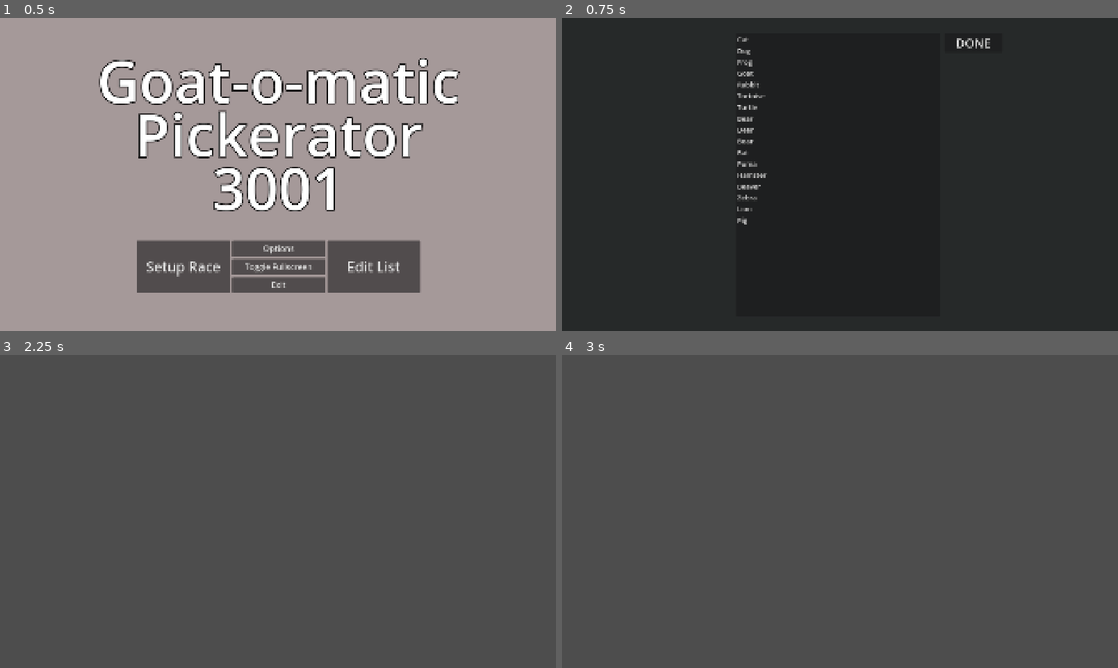
Above: before the commit, frames 1-4 (two rows, left to right).
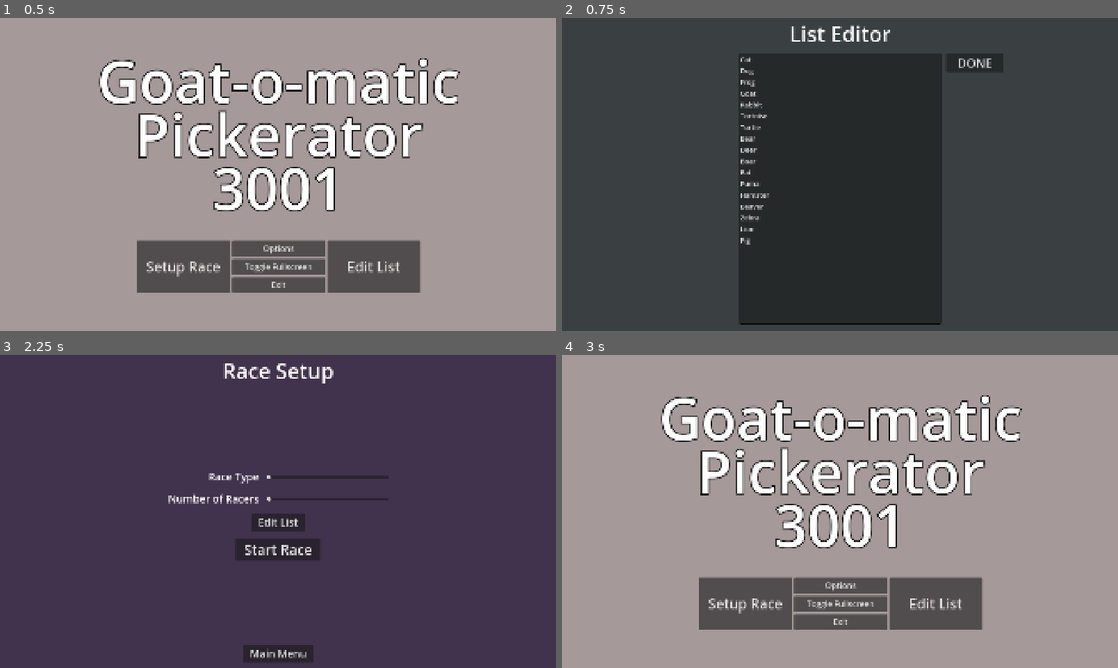
Above: after the commit, the same moments.

Repository: TheGoldenWombat/GoatPicker
Game: Godot game, scene res://hud/menu_controller.tscn
The game is run twice, just before and just after one commit, with the same random seed, the same clock (stepped at 60 frames per second) and the same inputs. This scene is started directly instead of the project's main scene.
Inputs (mouse positions are in pixels of both pictures, inside the frame that each line leads up to):
- Up to frame 1 (0.5 s): no input
- Up to frame 2 (0.75 s): click "Edit List" at 0.5 s
- Up to frame 3 (2.25 s): click "DONE" at 1.25 s; click "Setup Race" at 2 s
- Up to frame 4 (3 s): click (840, 652) at 2.75 s, where only the run after the commit has a clickable "Main Menu"

Frame 1 is identical in both runs. In frame 2, 4.9% of the frame differs, in the area x 31-80%, y 2-98%; in frame 3, 100%, in the area x 0-100%, y 0-100%; in frame 4, 92%.

Commit message:
Started work on race setup menu

Diff:
--- a/hud/list_editor.tscn
+++ b/hud/list_editor.tscn
@@ -7,52 +7,7 @@
 layout_mode = 3
 anchors_preset = 0
 script = ExtResource("1_a1eph")
-text_box = NodePath("PanelContainer/MarginContainer/GridContainer/TextBox")
-
-[node name="Background" type="ColorRect" parent="."]
-layout_mode = 1
-anchors_preset = 15
-anchor_right = 1.0
-anchor_bottom = 1.0
-offset_right = 1920.0
-offset_bottom = 1080.0
-grow_horizontal = 2
-grow_vertical = 2
-color = Color(0.226286, 0.249252, 0.255725, 1)
-
-[node name="SaveButton" type="Button" parent="."]
-visible = false
-layout_mode = 1
-anchors_preset = 6
-anchor_left = 1.0
-anchor_top = 0.5
-anchor_right = 1.0
-anchor_bottom = 0.5
-offset_left = -616.0
-offset_top = -324.0
-offset_right = -316.0
-offset_bottom = -224.0
-grow_horizontal = 0
-grow_vertical = 2
-theme_override_font_sizes/font_size = 42
-text = "SAVE"
-
-[node name="LoadButton" type="Button" parent="."]
-visible = false
-layout_mode = 1
-anchors_preset = 6
-anchor_left = 1.0
-anchor_top = 0.5
-anchor_right = 1.0
-anchor_bottom = 0.5
-offset_left = -616.0
-offset_top = -204.0
-offset_right = -316.0
-offset_bottom = -104.0
-grow_horizontal = 0
-grow_vertical = 2
-theme_override_font_sizes/font_size = 42
-text = "LOAD"
+text_box = NodePath("PanelContainer/MarginContainer/MainGrid/BodyGrid/TextBox")
 
 [node name="PanelContainer" type="PanelContainer" parent="."]
 layout_mode = 1
@@ -70,24 +25,62 @@
 [node name="MarginContainer" type="MarginContainer" parent="PanelContainer"]
 layout_mode = 2
 
-[node name="GridContainer" type="GridContainer" parent="PanelContainer/MarginContainer"]
+[node name="MainGrid" type="GridContainer" parent="PanelContainer/MarginContainer"]
 layout_mode = 2
-columns = 2
 
-[node name="TextBox" type="TextEdit" parent="PanelContainer/MarginContainer/GridContainer"]
+[node name="Header" type="Label" parent="PanelContainer/MarginContainer/MainGrid"]
+layout_mode = 2
+theme_override_font_sizes/font_size = 72
+text = "List Editor"
+horizontal_alignment = 1
+
+[node name="BodyGrid" type="GridContainer" parent="PanelContainer/MarginContainer/MainGrid"]
+layout_mode = 2
+size_flags_horizontal = 3
+size_flags_vertical = 3
+columns = 3
+
+[node name="LeftPanel" type="PanelContainer" parent="PanelContainer/MarginContainer/MainGrid/BodyGrid"]
+layout_mode = 2
+size_flags_horizontal = 3
+size_flags_vertical = 3
+
+[node name="TextBox" type="TextEdit" parent="PanelContainer/MarginContainer/MainGrid/BodyGrid"]
+custom_minimum_size = Vector2(700, 0)
 layout_mode = 2
 size_flags_horizontal = 3
 size_flags_vertical = 3
 theme_override_font_sizes/font_size = 24
 wrap_mode = 1
 
-[node name="DoneButton" type="Button" parent="PanelContainer/MarginContainer/GridContainer"]
+[node name="RightPanel" type="PanelContainer" parent="PanelContainer/MarginContainer/MainGrid/BodyGrid"]
+layout_mode = 2
+size_flags_horizontal = 3
+size_flags_vertical = 3
+
+[node name="ButtonsGrid" type="GridContainer" parent="PanelContainer/MarginContainer/MainGrid/BodyGrid/RightPanel"]
+layout_mode = 2
+
+[node name="DoneButton" type="Button" parent="PanelContainer/MarginContainer/MainGrid/BodyGrid/RightPanel/ButtonsGrid"]
 custom_minimum_size = Vector2(200, 0)
 layout_mode = 2
+size_flags_horizontal = 0
 size_flags_vertical = 0
 theme_override_font_sizes/font_size = 42
 text = "DONE"
 
-[connection signal="pressed" from="SaveButton" to="." method="_on_save_button_pressed"]
-[connection signal="pressed" from="LoadButton" to="." method="_on_load_button_pressed"]
-[connection signal="pressed" from="PanelContainer/MarginContainer/GridContainer/DoneButton" to="." method="_on_done_button_pressed"]
+[node name="SaveButton" type="Button" parent="PanelContainer/MarginContainer/MainGrid/BodyGrid/RightPanel/ButtonsGrid"]
+visible = false
+layout_mode = 2
+theme_override_font_sizes/font_size = 42
+text = "SAVE"
+
+[node name="LoadButton" type="Button" parent="PanelContainer/MarginContainer/MainGrid/BodyGrid/RightPanel/ButtonsGrid"]
+visible = false
+layout_mode = 2
+theme_override_font_sizes/font_size = 42
+text = "LOAD"
+
+[connection signal="pressed" from="PanelContainer/MarginContainer/MainGrid/BodyGrid/RightPanel/ButtonsGrid/DoneButton" to="." method="_on_done_button_pressed"]
+[connection signal="pressed" from="PanelContainer/MarginContainer/MainGrid/BodyGrid/RightPanel/ButtonsGrid/SaveButton" to="." method="_on_save_button_pressed"]
+[connection signal="pressed" from="PanelContainer/MarginContainer/MainGrid/BodyGrid/RightPanel/ButtonsGrid/LoadButton" to="." method="_on_load_button_pressed"]
--- a/hud/menu_controller.gd
+++ b/hud/menu_controller.gd
@@ -19,6 +19,7 @@
 @export var options_menu: OptionsMenu
 @export var credits_menu: CreditsMenu
 
+var edit_return_menu: String = "main_menu"
 
 ################################################################################
 # --------------------------------- FUNCTIONS -------------------------------- #
@@ -82,17 +83,37 @@
 # ---------------------------------- SIGNALS --------------------------------- #
 ################################################################################
 
+# MAIN MENU
 func _on_main_menu_setup_race_button_pressed() -> void:
 	switch_to_setup_race_menu()
 
 
 func _on_main_menu_edit_list_button_pressed() -> void:
 	switch_to_list_editor()
+	edit_return_menu = "main_menu"
 
 
 func _on_main_menu_options_button_pressed() -> void:
 	switch_to_options_menu()
 
 
+# LIST EDITOR
 func _on_list_editor_done_button_pressed() -> void:
+	if edit_return_menu == "race_setup":
+		switch_to_setup_race_menu()
+	else:
+		switch_to_main_menu()
+
+
+
+# RACE SETUP MENU
+func _on_race_setup_menu_edit_list_button_pressed() -> void:
+	switch_to_list_editor()
+	edit_return_menu = "race_setup"
+
+func _on_race_setup_menu_menu_button_pressed() -> void:
 	switch_to_main_menu()
+
+
+func _on_race_setup_menu_start_race_button_pressed() -> void:
+	switch_to_race_scene()
--- a/hud/menu_controller.tscn
+++ b/hud/menu_controller.tscn
@@ -57,3 +57,6 @@
 [connection signal="options_button_pressed" from="MainMenu" to="." method="_on_main_menu_options_button_pressed"]
 [connection signal="setup_race_button_pressed" from="MainMenu" to="." method="_on_main_menu_setup_race_button_pressed"]
 [connection signal="done_button_pressed" from="ListEditor" to="." method="_on_list_editor_done_button_pressed"]
+[connection signal="edit_list_button_pressed" from="RaceSetupMenu" to="." method="_on_race_setup_menu_edit_list_button_pressed"]
+[connection signal="menu_button_pressed" from="RaceSetupMenu" to="." method="_on_race_setup_menu_menu_button_pressed"]
+[connection signal="start_race_button_pressed" from="RaceSetupMenu" to="." method="_on_race_setup_menu_start_race_button_pressed"]
--- a/hud/race_setup_menu.gd
+++ b/hud/race_setup_menu.gd
@@ -10,3 +10,16 @@
 # Called every frame. 'delta' is the elapsed time since the previous frame.
 func _process(_delta: float) -> void:
 	pass
+
+
+signal edit_list_button_pressed
+func _on_edit_list_button_pressed() -> void:
+	emit_signal("edit_list_button_pressed")
+
+signal start_race_button_pressed
+func _on_start_race_button_pressed() -> void:
+	emit_signal("start_race_button_pressed")
+
+signal menu_button_pressed
+func _on_main_menu_button_pressed() -> void:
+	emit_signal("menu_button_pressed")
--- a/hud/race_setup_menu.tscn
+++ b/hud/race_setup_menu.tscn
@@ -1,6 +1,14 @@
-[gd_scene load_steps=2 format=3 uid="uid://c8m01tw56ovff"]
+[gd_scene load_steps=6 format=3 uid="uid://c8m01tw56ovff"]
 
 [ext_resource type="Script" uid="uid://csqklni8jcf7x" path="res://hud/race_setup_menu.gd" id="1_h0jo7"]
+[ext_resource type="Theme" uid="uid://dpa7dhnrd2tve" path="res://hud/themes/race_setup_theme.tres" id="2_1y5di"]
+
+[sub_resource type="StyleBoxFlat" id="StyleBoxFlat_1y5di"]
+bg_color = Color(0.2545, 0.195, 0.3, 1)
+
+[sub_resource type="StyleBoxEmpty" id="StyleBoxEmpty_t4had"]
+
+[sub_resource type="StyleBoxEmpty" id="StyleBoxEmpty_1y5di"]
 
 [node name="RaceSetupMenu" type="Control"]
 layout_mode = 3
@@ -10,3 +18,110 @@
 grow_horizontal = 2
 grow_vertical = 2
 script = ExtResource("1_h0jo7")
+
+[node name="PanelContainer" type="PanelContainer" parent="."]
+layout_mode = 1
+anchors_preset = 15
+anchor_right = 1.0
+anchor_bottom = 1.0
+grow_horizontal = 2
+grow_vertical = 2
+theme_override_styles/panel = SubResource("StyleBoxFlat_1y5di")
+
+[node name="MarginContainer" type="MarginContainer" parent="PanelContainer"]
+layout_mode = 2
+
+[node name="GridContainer" type="GridContainer" parent="PanelContainer/MarginContainer"]
+layout_mode = 2
+columns = 3
+
+[node name="LeftPanel" type="PanelContainer" parent="PanelContainer/MarginContainer/GridContainer"]
+layout_mode = 2
+size_flags_horizontal = 3
+size_flags_vertical = 3
+theme_override_styles/panel = SubResource("StyleBoxEmpty_t4had")
+
+[node name="CenterPanel" type="PanelContainer" parent="PanelContainer/MarginContainer/GridContainer"]
+custom_minimum_size = Vector2(800, 0)
+layout_mode = 2
+size_flags_horizontal = 3
+size_flags_vertical = 3
+theme = ExtResource("2_1y5di")
+
+[node name="MarginContainer" type="MarginContainer" parent="PanelContainer/MarginContainer/GridContainer/CenterPanel"]
+layout_mode = 2
+theme_override_constants/margin_left = 20
+theme_override_constants/margin_top = 5
+theme_override_constants/margin_right = 20
+theme_override_constants/margin_bottom = 20
+
+[node name="GridContainer" type="GridContainer" parent="PanelContainer/MarginContainer/GridContainer/CenterPanel/MarginContainer"]
+layout_mode = 2
+
+[node name="Title" type="Label" parent="PanelContainer/MarginContainer/GridContainer/CenterPanel/MarginContainer/GridContainer"]
+layout_mode = 2
+size_flags_horizontal = 3
+theme_override_font_sizes/font_size = 72
+text = "Race Setup"
+horizontal_alignment = 1
+
+[node name="GridContainer" type="GridContainer" parent="PanelContainer/MarginContainer/GridContainer/CenterPanel/MarginContainer/GridContainer"]
+layout_mode = 2
+size_flags_horizontal = 3
+size_flags_vertical = 6
+
+[node name="GridContainer" type="GridContainer" parent="PanelContainer/MarginContainer/GridContainer/CenterPanel/MarginContainer/GridContainer/GridContainer"]
+layout_mode = 2
+size_flags_horizontal = 3
+size_flags_vertical = 3
+columns = 2
+
+[node name="RaceTypeLabel" type="Label" parent="PanelContainer/MarginContainer/GridContainer/CenterPanel/MarginContainer/GridContainer/GridContainer/GridContainer"]
+layout_mode = 2
+text = "Race Type"
+horizontal_alignment = 2
+
+[node name="RaceTypeSlider" type="HSlider" parent="PanelContainer/MarginContainer/GridContainer/CenterPanel/MarginContainer/GridContainer/GridContainer/GridContainer"]
+layout_mode = 2
+size_flags_horizontal = 3
+size_flags_vertical = 4
+min_value = 1.0
+max_value = 3.0
+value = 1.0
+
+[node name="NumRacersLabel" type="Label" parent="PanelContainer/MarginContainer/GridContainer/CenterPanel/MarginContainer/GridContainer/GridContainer/GridContainer"]
+layout_mode = 2
+text = "Number of Racers"
+horizontal_alignment = 2
+
+[node name="NumRacersSlider" type="HSlider" parent="PanelContainer/MarginContainer/GridContainer/CenterPanel/MarginContainer/GridContainer/GridContainer/GridContainer"]
+layout_mode = 2
+size_flags_horizontal = 3
+size_flags_vertical = 4
+
+[node name="EditListButton" type="Button" parent="PanelContainer/MarginContainer/GridContainer/CenterPanel/MarginContainer/GridContainer/GridContainer"]
+layout_mode = 2
+size_flags_horizontal = 4
+text = "  Edit List  "
+
+[node name="StartRaceButton" type="Button" parent="PanelContainer/MarginContainer/GridContainer/CenterPanel/MarginContainer/GridContainer/GridContainer"]
+layout_mode = 2
+size_flags_horizontal = 4
+theme_override_font_sizes/font_size = 48
+text = "  Start Race  "
+
+[node name="MainMenuButton" type="Button" parent="PanelContainer/MarginContainer/GridContainer/CenterPanel/MarginContainer/GridContainer"]
+layout_mode = 2
+size_flags_horizontal = 4
+size_flags_vertical = 8
+text = "  Main Menu  "
+
+[node name="RightPanel" type="PanelContainer" parent="PanelContainer/MarginContainer/GridContainer"]
+layout_mode = 2
+size_flags_horizontal = 3
+size_flags_vertical = 3
+theme_override_styles/panel = SubResource("StyleBoxEmpty_1y5di")
+
+[connection signal="pressed" from="PanelContainer/MarginContainer/GridContainer/CenterPanel/MarginContainer/GridContainer/GridContainer/EditListButton" to="." method="_on_edit_list_button_pressed"]
+[connection signal="pressed" from="PanelContainer/MarginContainer/GridContainer/CenterPanel/MarginContainer/GridContainer/GridContainer/StartRaceButton" to="." method="_on_start_race_button_pressed"]
+[connection signal="pressed" from="PanelContainer/MarginContainer/GridContainer/CenterPanel/MarginContainer/GridContainer/MainMenuButton" to="." method="_on_main_menu_button_pressed"]
--- a/hud/themes/list_editor_theme.tres
+++ b/hud/themes/list_editor_theme.tres
@@ -1,9 +1,13 @@
-[gd_resource type="Theme" format=3 uid="uid://cbiytg3os5vd2"]
+[gd_resource type="Theme" load_steps=2 format=3 uid="uid://cbiytg3os5vd2"]
+
+[sub_resource type="StyleBoxFlat" id="StyleBoxFlat_m5h2y"]
+bg_color = Color(0.227451, 0.25098, 0.254902, 1)
 
 [resource]
 GridContainer/constants/h_separation = 15
 GridContainer/constants/v_separation = 15
-MarginContainer/constants/margin_bottom = 50
-MarginContainer/constants/margin_left = 600
-MarginContainer/constants/margin_right = 400
-MarginContainer/constants/margin_top = 50
+MarginContainer/constants/margin_bottom = 25
+MarginContainer/constants/margin_left = 25
+MarginContainer/constants/margin_right = 25
+MarginContainer/constants/margin_top = 5
+PanelContainer/styles/panel = SubResource("StyleBoxFlat_m5h2y")
--- /dev/null
+++ b/hud/themes/race_setup_theme.tres
@@ -0,0 +1,10 @@
+[gd_resource type="Theme" load_steps=2 format=3 uid="uid://dpa7dhnrd2tve"]
+
+[sub_resource type="StyleBoxEmpty" id="StyleBoxEmpty_6va0s"]
+
+[resource]
+Button/font_sizes/font_size = 36
+GridContainer/constants/h_separation = 25
+GridContainer/constants/v_separation = 25
+Label/font_sizes/font_size = 36
+PanelContainer/styles/panel = SubResource("StyleBoxEmpty_6va0s")
